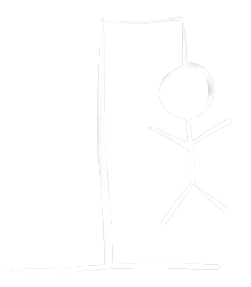
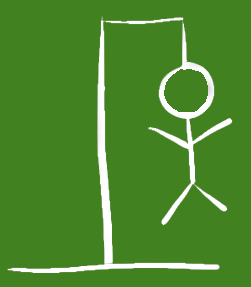
Comparing the layer stacks of the two 251 × 287 images. Changes:
added layer "Hintergrund" over [0, 0, 251, 287]
